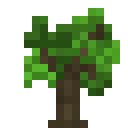
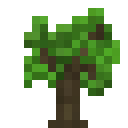
Layer changes from the first 128 × 128 image to the second:
painted on "lighter leaves" over [24, 16, 104, 88]
painted on "darker leaves" over [24, 24, 112, 96]
